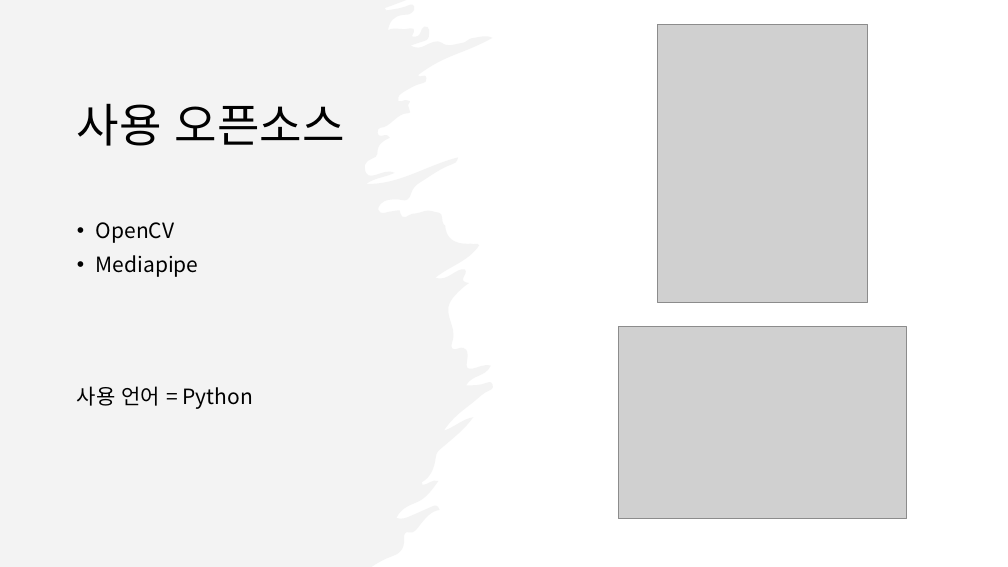
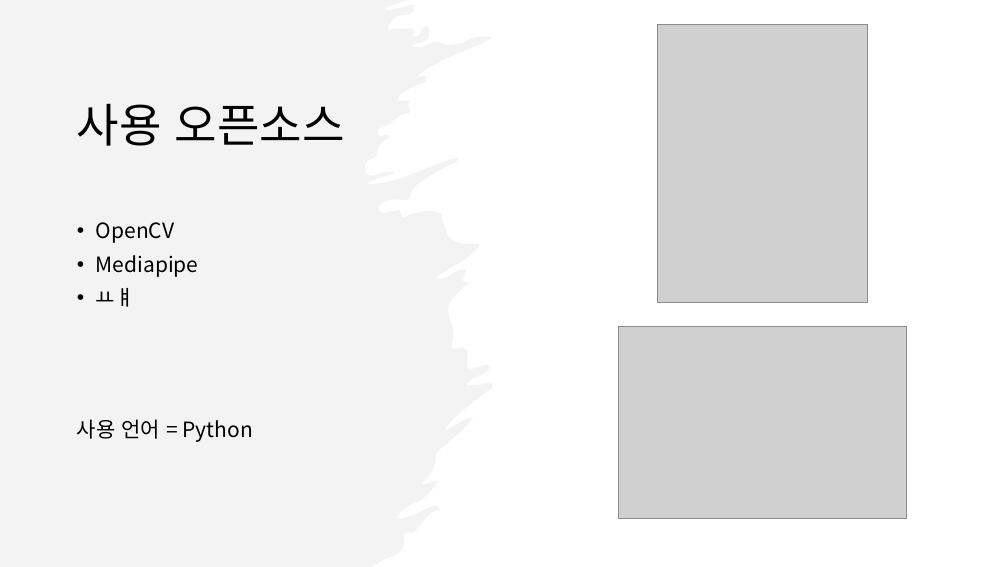
Before and after one commit to juhwonee/open_project, a slide deck: slide 4 of MinsooKang/오픈소스(대충).pptx (slide 3 before the commit). Drawn at 1008x567 pixels with LibreOffice and Linux fonts; fonts in the diff are those of the drawing; grey boxes stand for pictures. Boxes give left, top, right and bottom in pixels: in the first picture for what was removed or moved away, otherwise in the second. Text is boxed around its words. In the diff, an @@ line names an element or a change of style, - is before the commit and + after.

```diff
--- a/MinsooKang/오픈소스(대충).pptx
+++ b/MinsooKang/오픈소스(대충).pptx
@@ text at bbox=[96, 288, 135, 307]: paragraph added @@
+• ㅛㅒ
```
Also in this commit, not shown: 2 other slides changed, 1 slide added, 8 other files.
